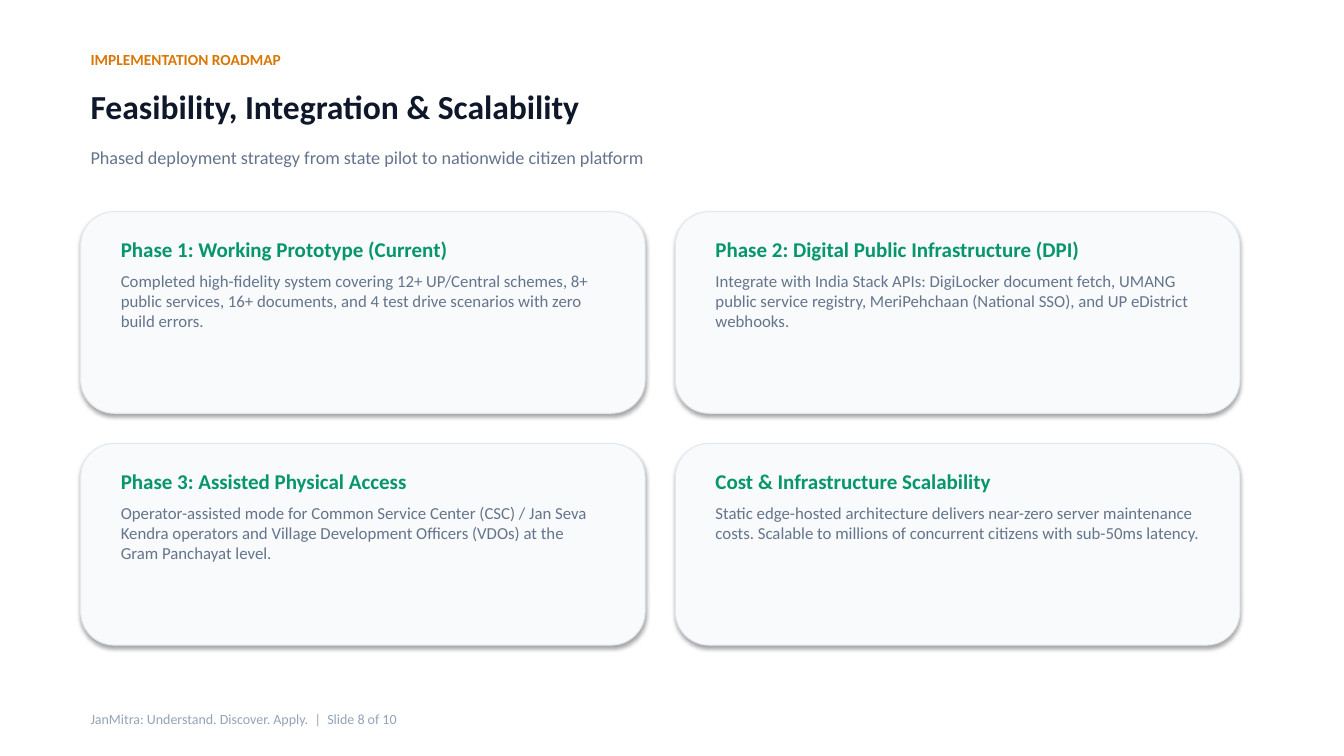
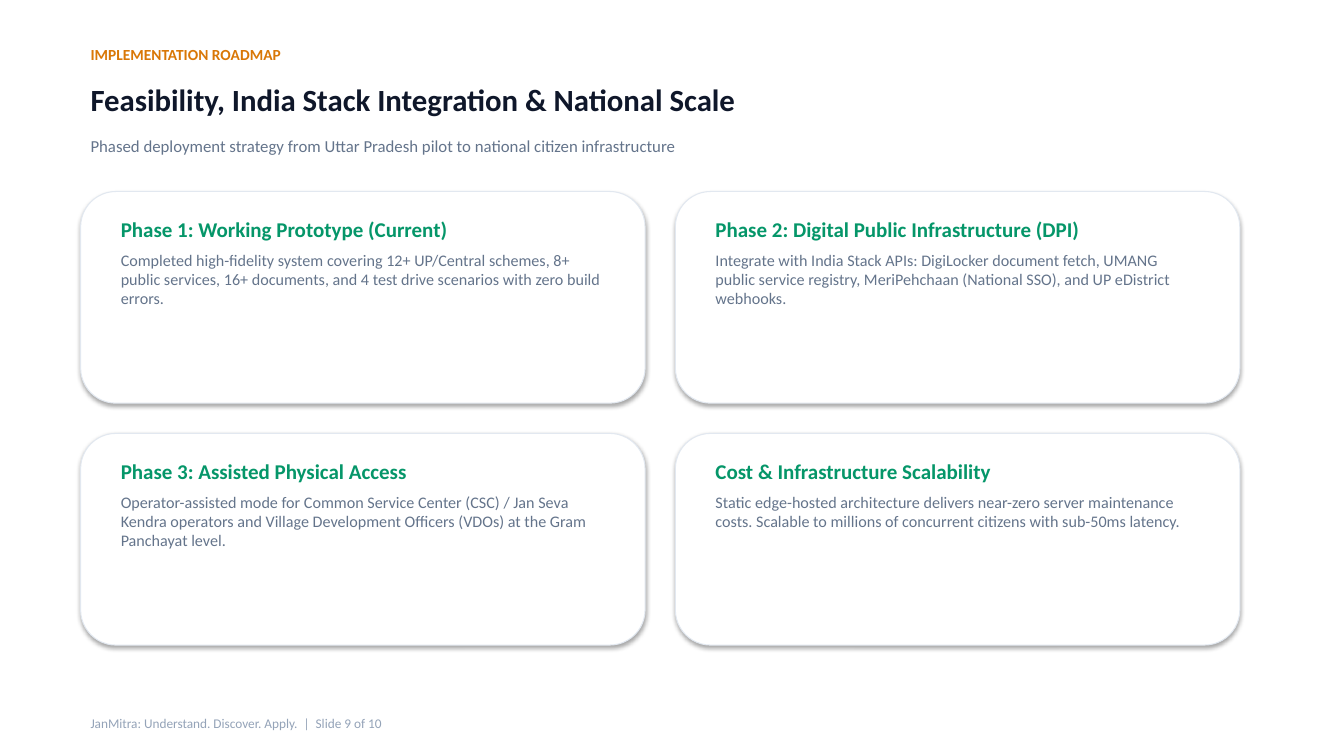
Before and after one commit to samenthamassey127-hue/JanMitra, a slide deck: slide 9 of JanMitra_Presentation.pptx (slide 8 before the commit). Drawn at 1344x756 pixels with LibreOffice and Linux fonts; fonts in the diff are those of the drawing. Boxes give left, top, right and bottom in pixels: in the first picture for what was removed or moved away, otherwise in the second. Text is boxed around its words. In the diff, an @@ line names an element or a change of style, - is before the commit and + after.

```diff
--- a/JanMitra_Presentation.pptx
+++ b/JanMitra_Presentation.pptx
@@ text "IMPLEMENTATION ROADMAP": place and size @@
-text "IMPLEMENTATION ROADMAP" at (91, 55, 281, 65)
+text "IMPLEMENTATION ROADMAP" at (91, 50, 281, 60)
@@ text at (91, 89, 735, 117): text changed; size 24 to 22 pt @@
-Feasibility, Integration & Scalability
+Feasibility, India Stack Integration & National Scale
@@ text at (91, 140, 675, 155): text changed; size 13 to 12 pt @@
-Phased deployment strategy from state pilot to nationwide citizen platform
+Phased deployment strategy from Uttar Pradesh pilot to national citizen infrastructure
@@ rounded rectangle: place and size @@
-rounded rectangle at (81, 212, 645, 413)
+rounded rectangle at (81, 192, 645, 403)
@@ fill #F8FAFC to #FFFFFF in 4 elements at (81, 434, 645, 645), (676, 434, 1240, 645), (81, 192, 645, 403), (676, 192, 1240, 403) @@
@@ rounded rectangle: place and size @@
-rounded rectangle at (676, 212, 1240, 413)
+rounded rectangle at (676, 192, 1240, 403)
@@ text "Phase 1: Working Prototype (Current)": place and size @@
-text "Phase 1: Working Prototype (Current)" at (121, 241, 588, 327)
+text "Phase 1: Working Prototype (Current)" at (121, 221, 600, 304)
@@ text "Phase 2: Digital Public Infrastructure ...": place and size @@
-text "Phase 2: Digital Public Infrastructure ..." at (715, 241, 1188, 327)
+text "Phase 2: Digital Public Infrastructure ..." at (715, 221, 1170, 304)
@@ text at (121, 255, 600, 304): size 12 to 11.5 pt in "Completed high-fidelity system covering 12+ UP/Central schem ..." @@
@@ text at (715, 255, 1170, 304): size 12 to 11.5 pt in "Integrate with India Stack APIs: DigiLocker document ..." @@
@@ rounded rectangle: place and size @@
-rounded rectangle at (81, 444, 645, 645)
+rounded rectangle at (81, 434, 645, 645)
@@ rounded rectangle: place and size @@
-rounded rectangle at (676, 444, 1240, 645)
+rounded rectangle at (676, 434, 1240, 645)
@@ text "Phase 3: Assisted Physical Access": place and size @@
-text "Phase 3: Assisted Physical Access" at (121, 474, 586, 562)
+text "Phase 3: Assisted Physical Access" at (121, 464, 586, 549)
@@ text "Cost & Infrastructure Scalability": place and size @@
-text "Cost & Infrastructure Scalability" at (715, 474, 1198, 542)
+text "Cost & Infrastructure Scalability" at (715, 464, 1180, 530)
@@ text at (121, 496, 586, 549): size 12 to 11.5 pt in "Operator-assisted mode for Common Service Center (CSC) ..." @@
@@ text at (715, 497, 1180, 530): size 12 to 11.5 pt in "Static edge-hosted architecture delivers near-zero server ma ..." @@
@@ text at (91, 719, 381, 730): text changed; size 10 to 9.5 pt @@
-JanMitra: Understand. Discover. Apply. | Slide 8 of 10
+JanMitra: Understand. Discover. Apply. | Slide 9 of 10
```
Also in this commit, not shown: 6 other slides changed, 3 slides added, 3 slides removed.
